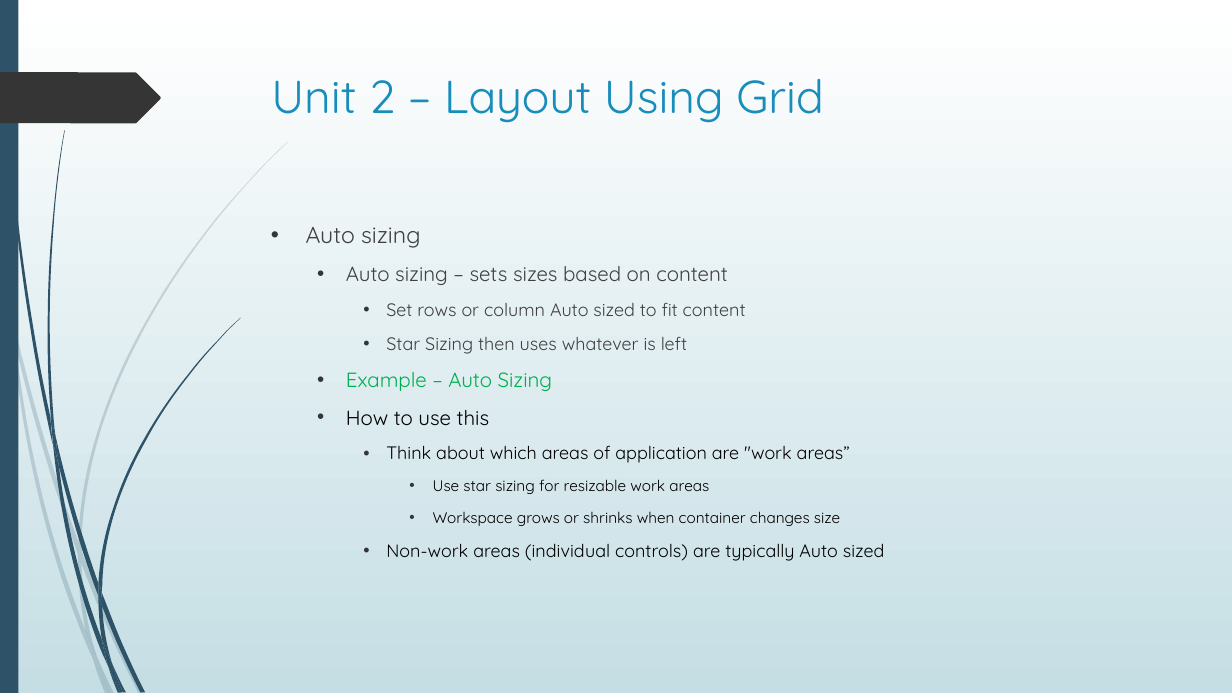
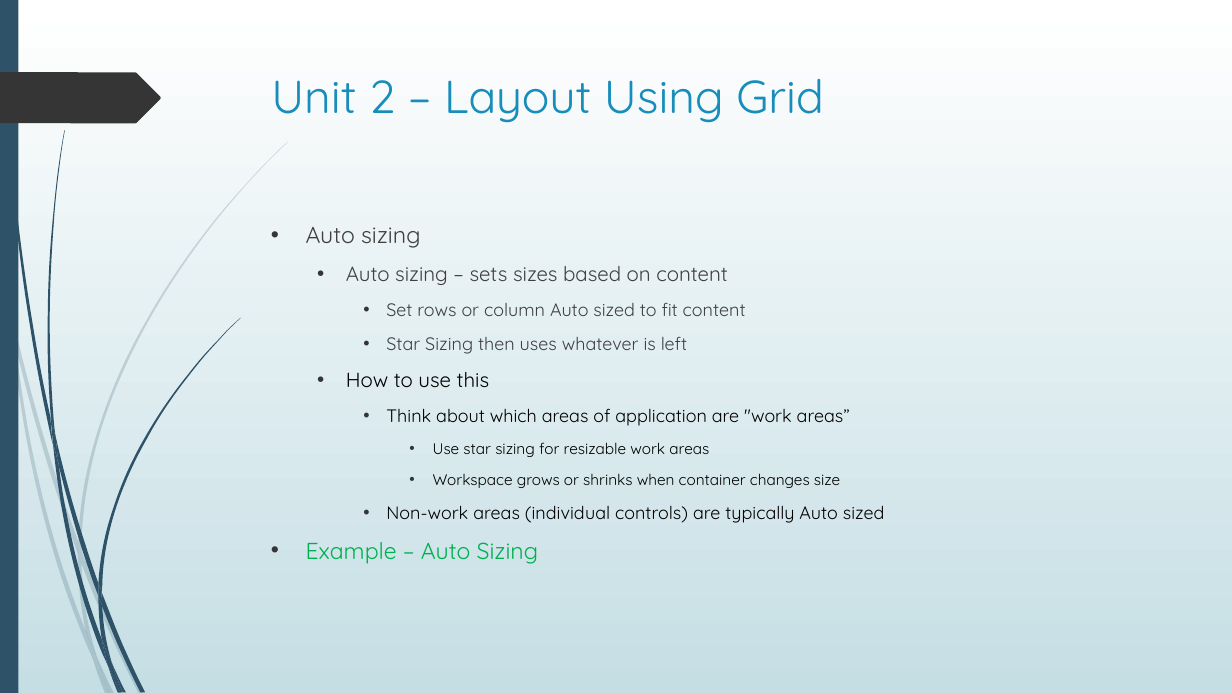
Before and after one commit to seanpsexton/wpf-workshop-solutions, a slide deck: slide 13 of WPF-Workshop-Sexton-Oct2023.pptx. Drawn at 1232x693 pixels with LibreOffice and Linux fonts; fonts in the diff are those of the drawing. Boxes give left, top, right and bottom in pixels: in the first picture for what was removed or moved away, otherwise in the second. Text is boxed around its words. In the diff, an @@ line names an element or a change of style, - is before the commit and + after.

Commit message:
Tweaks

```diff
--- a/WPF-Workshop-Sexton-Oct2023.pptx
+++ b/WPF-Workshop-Sexton-Oct2023.pptx
@@ text at (346,372,553,391): paragraph removed @@
-  • Example – Auto Sizing
@@ text at (306,542,539,564): paragraph added @@
+• Example – Auto Sizing
```
Also in this commit, not shown: 4 other slides changed.
